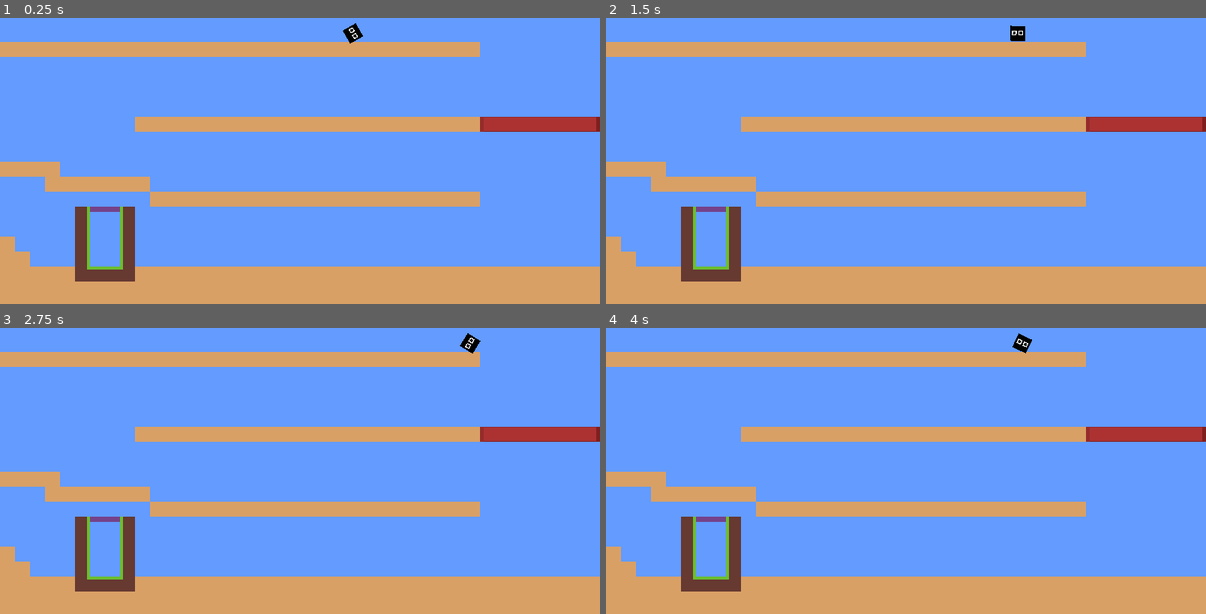
Above: before the commit, frames 1-4 (two rows, left to right).
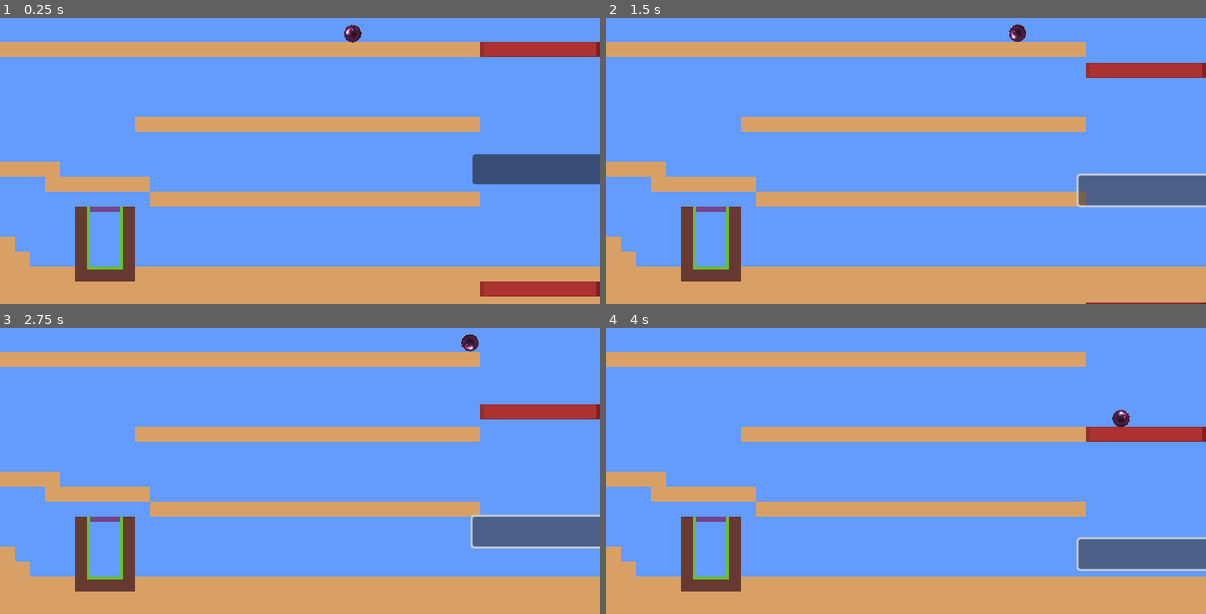
Above: after the commit, the same moments.

Repository: HeyWhyStop/Boba_Sort
Game: Godot game, scene res://Scenes/Main Scene.tscn
The game is run twice, just before and just after one commit, with the same random seed, the same clock (stepped at 60 frames per second) and the same inputs.
Inputs (mouse positions are in pixels of both pictures, inside the frame that each line leads up to):
- Up to frame 1 (0.25 s): no input
- Up to frame 2 (1.5 s): click (1146, 169) at 0.52 s; click (1146, 183) at 1.27 s
- Up to frame 3 (2.75 s): click (540, 513) at 2.02 s
- Up to frame 4 (4 s): no input

The runs differ from the first frame. In frame 1, 5.5% of the frame differs, in the area x 57-100%, y 1-98%; in frame 2, 4.9%; in frame 3, 4.8%; in frame 4, 2.9%.

Commit message:
platform can move, also fancy tapioca

Diff:
--- a/Boba-Game/Scenes/Main Scene.tscn
+++ b/Boba-Game/Scenes/Main Scene.tscn
@@ -1,8 +1,9 @@
-[gd_scene load_steps=4 format=4 uid="uid://nqm84ycf6oxd"]
+[gd_scene load_steps=5 format=4 uid="uid://nqm84ycf6oxd"]
 
 [ext_resource type="TileSet" uid="uid://did36a4b6iyhj" path="res://Main Tiles.tres" id="1_818ki"]
 [ext_resource type="PackedScene" uid="uid://j1dmjk5rcrdl" path="res://Scenes/player.tscn" id="2_nukjh"]
 [ext_resource type="PackedScene" uid="uid://mcm2so7wmi8k" path="res://Scenes/two_level_platform.tscn" id="4_bd2e3"]
+[ext_resource type="AudioStream" uid="uid://bad62r4ola2pv" path="res://Assets/001_-_Elemental_Forest.mp3" id="4_nkfy0"]
 
 [node name="Node2D" type="Node2D"]
 scale = Vector2(2, 2)
@@ -21,6 +22,7 @@
 position = Vector2(364, 68)
 
 [node name="Vert_platform" parent="." instance=ExtResource("4_bd2e3")]
-position = Vector2(576, 168)
 
-[editable path="Vert_platform"]
+[node name="AudioStreamPlayer" type="AudioStreamPlayer" parent="."]
+stream = ExtResource("4_nkfy0")
+autoplay = true
--- a/Boba-Game/Scenes/global.gd
+++ b/Boba-Game/Scenes/global.gd
@@ -1,12 +1,3 @@
 extends Node
 
 var flip : int = 1
-
-# Called when the node enters the scene tree for the first time.
-func _ready() -> void:
-	pass # Replace with function body.
-
-
-# Called every frame. 'delta' is the elapsed time since the previous frame.
-func _process(delta: float) -> void:
-	pass
--- a/Boba-Game/Scenes/player.tscn
+++ b/Boba-Game/Scenes/player.tscn
@@ -1,27 +1,20 @@
-[gd_scene load_steps=5 format=3 uid="uid://j1dmjk5rcrdl"]
+[gd_scene load_steps=4 format=3 uid="uid://j1dmjk5rcrdl"]
 
 [ext_resource type="Script" path="res://Scripts/character_body_2d.gd" id="1_c812h"]
-[ext_resource type="Texture2D" uid="uid://bwec4ju66infm" path="res://Assets/platform_player.png" id="2_hfg5s"]
+[ext_resource type="Texture2D" uid="uid://4f3pvya6l1dv" path="res://Assets/enderpearl.png" id="2_c2ttw"]
 
 [sub_resource type="CircleShape2D" id="CircleShape2D_058ji"]
-radius = 9.05539
-
-[sub_resource type="RectangleShape2D" id="RectangleShape2D_qjcic"]
-size = Vector2(21.19, 15.21)
+radius = 17.0
 
 [node name="player" type="CharacterBody2D"]
+scale = Vector2(0.546121, 0.546121)
 script = ExtResource("1_c812h")
 
 [node name="Sprite2D" type="Sprite2D" parent="."]
 texture_filter = 1
-texture = ExtResource("2_hfg5s")
-hframes = 6
+position = Vector2(-1, 0)
+scale = Vector2(0.0834943, 0.0834943)
+texture = ExtResource("2_c2ttw")
 
 [node name="CollisionShape2D" type="CollisionShape2D" parent="."]
 shape = SubResource("CircleShape2D_058ji")
-
-[node name="WallCheck" type="ShapeCast2D" parent="."]
-scale = Vector2(1.56, 1)
-shape = SubResource("RectangleShape2D_qjcic")
-target_position = Vector2(0, 0)
-collide_with_areas = true
--- a/Boba-Game/Scenes/two_level_platform.tscn
+++ b/Boba-Game/Scenes/two_level_platform.tscn
@@ -10,7 +10,62 @@
 [sub_resource type="RectangleShape2D" id="RectangleShape2D_51lm8"]
 size = Vector2(128, 16)
 
+[sub_resource type="Animation" id="Animation_xfjuj"]
+resource_name = "move_down"
+length = 3.0
+tracks/0/type = "value"
+tracks/0/imported = false
+tracks/0/enabled = true
+tracks/0/path = NodePath(".:position")
+tracks/0/interp = 1
+tracks/0/loop_wrap = true
+tracks/0/keys = {
+"times": PackedFloat32Array(0, 3),
+"transitions": PackedFloat32Array(1, 1),
+"update": 0,
+"values": [Vector2(576, 88), Vector2(576, 168)]
+}
+
+[sub_resource type="Animation" id="Animation_st0gv"]
+length = 0.001
+tracks/0/type = "value"
+tracks/0/imported = false
+tracks/0/enabled = true
+tracks/0/path = NodePath(".:position")
+tracks/0/interp = 1
+tracks/0/loop_wrap = true
+tracks/0/keys = {
+"times": PackedFloat32Array(0),
+"transitions": PackedFloat32Array(1),
+"update": 0,
+"values": [Vector2(576, 88)]
+}
+
+[sub_resource type="Animation" id="Animation_pe1u8"]
+resource_name = "move_up"
+length = 3.0
+tracks/0/type = "value"
+tracks/0/imported = false
+tracks/0/enabled = true
+tracks/0/path = NodePath(".:position")
+tracks/0/interp = 1
+tracks/0/loop_wrap = true
+tracks/0/keys = {
+"times": PackedFloat32Array(0, 3),
+"transitions": PackedFloat32Array(1, 1),
+"update": 0,
+"values": [Vector2(576, 168), Vector2(576, 88)]
+}
+
+[sub_resource type="AnimationLibrary" id="AnimationLibrary_w7kdx"]
+_data = {
+"RESET": SubResource("Animation_st0gv"),
+"move_down": SubResource("Animation_xfjuj"),
+"move_up": SubResource("Animation_pe1u8")
+}
+
 [node name="Node2D" type="AnimatableBody2D"]
+position = Vector2(576, 88)
 script = ExtResource("1_ok5ua")
 
 [node name="Top Plat" type="Sprite2D" parent="."]
@@ -32,5 +87,19 @@
 
 [node name="TileMapLayer" type="TileMapLayer" parent="."]
 position = Vector2(0, 8)
-tile_map_data = PackedByteArray("AAD8//f/AQAAAAAAAQD8//j/AQAAAAAAAQD8//n/AQAAAAAAAQD8//r/AQAAAAAAAQD8//v/AQAAAAAAAQD8//z/AQAAAA …(248 unchanged characters)…
+tile_map_data = PackedByteArray("AAD8//r/AQAAAAAAAQD8//v/AQAAAAAAAQD8//z/AQAAAA …(248 unchanged characters)…
 tile_set = ExtResource("4_8bfmy")
+
+[node name="Button" type="Button" parent="."]
+offset_left = -72.0
+offset_top = 112.0
+offset_right = 72.0
+offset_bottom = 144.0
+
+[node name="AnimationPlayer" type="AnimationPlayer" parent="."]
+libraries = {
+"": SubResource("AnimationLibrary_w7kdx")
+}
+
+[connection signal="pressed" from="Button" to="." method="_on_button_pressed"]
+[connection signal="animation_finished" from="AnimationPlayer" to="." method="_on_animation_player_animation_finished"]
--- a/Boba-Game/Scripts/two_level_platform.gd
+++ b/Boba-Game/Scripts/two_level_platform.gd
@@ -1,11 +1,20 @@
 extends AnimatableBody2D
 
-
-# Called when the node enters the scene tree for the first time.
-func _ready() -> void:
-	pass # Replace with function body.
+@onready var animation_player: AnimationPlayer = $AnimationPlayer
+var up = true
 
 
-# Called every frame. 'delta' is the elapsed time since the previous frame.
-func _process(delta: float) -> void:
-	pass
+func _on_button_pressed() -> void:
+	if up:
+		animation_player.play("move_down")
+	if not up:
+		animation_player.play("move_up")
+
+
+
+func _on_animation_player_animation_finished(anim_name: StringName) -> void:
+	if anim_name == "move_down":
+		up = false
+	if anim_name == "move_up":
+		up = true
+	pass # Replace with function body.
Not shown, added: Boba-Game/Assets/001_-_Elemental_Forest.mp3.import
Binary file added: Boba-Game/Assets/enderpearl.png
Not shown, added: Boba-Game/Assets/enderpearl.png.import
Not shown: 1 places in Boba-Game/Scenes/two_level_platform.tscn that only renumber resources
Not shown, added: Boba-Game/Assets/001_-_Elemental_Forest.mp3
